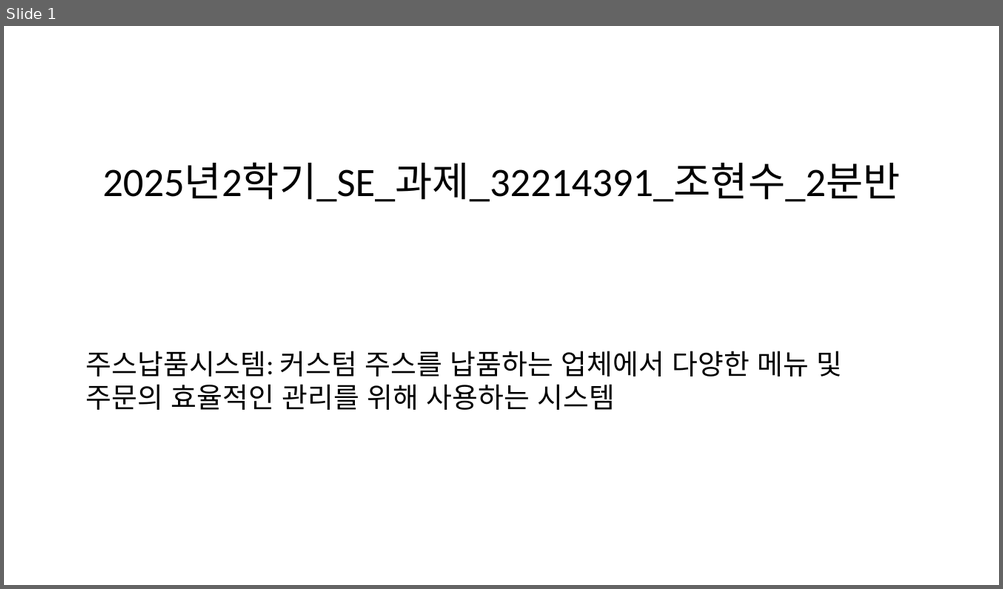
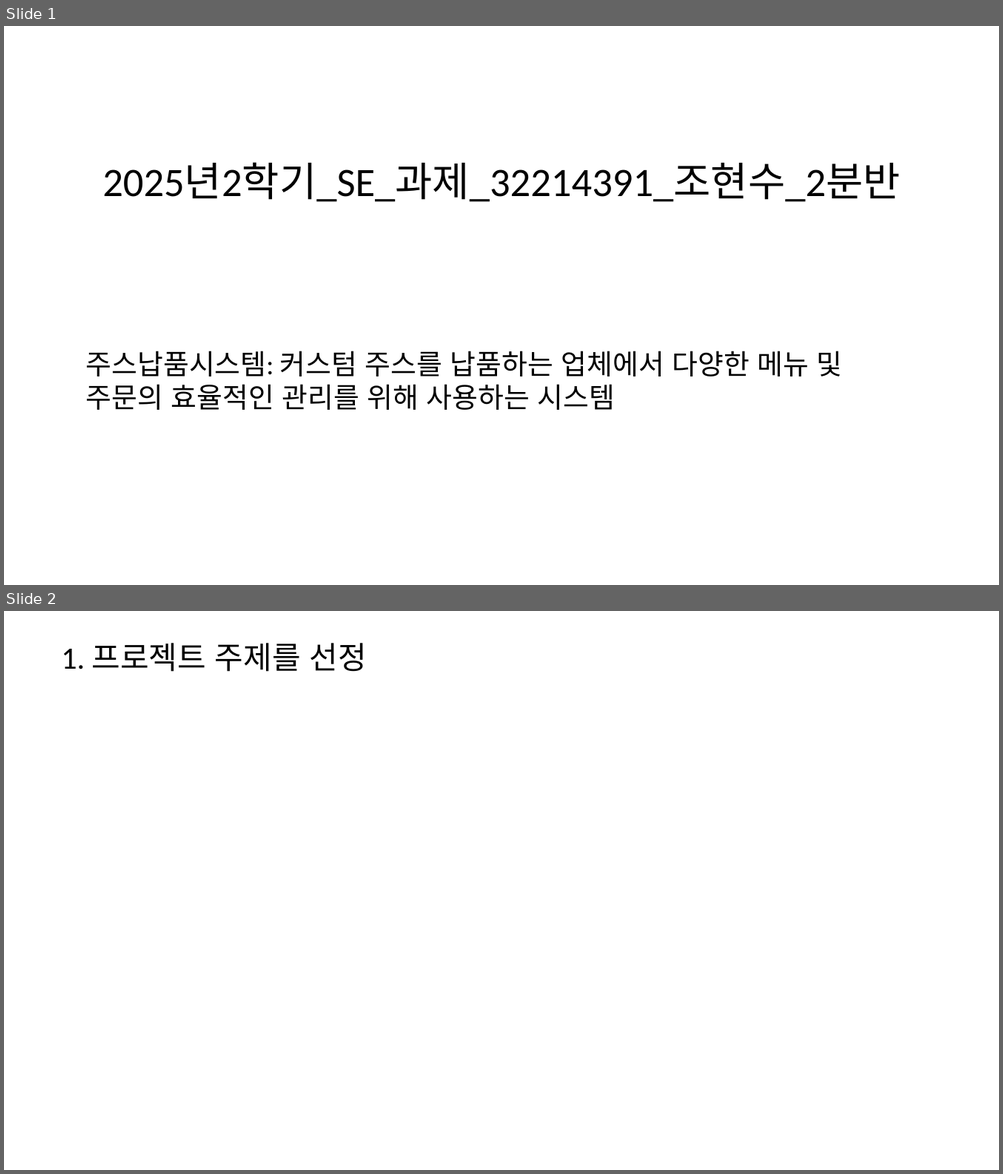
Before and after one commit to Jotriever/Software-Engineering, a slide deck: 2025년2학기_SE_과제_32214391_조현수_2분반.pptx. Shown one above the other, each under a label of ours: slide 1 before the commit, slides 1 and 2 after it. The pictures are 1003x589 and 1003x1174 pixels, drawn with LibreOffice and Linux fonts; fonts in the diff are those of the drawing. Boxes give left, top, right and bottom in pixels: in the first picture for what was removed or moved away, otherwise in the second. Text is boxed around its words. In the diff, an @@ line names an element or a change of style, - is before the commit and + after.

```diff
--- a/2025년2학기_SE_과제_32214391_조현수_2분반.pptx
+++ b/2025년2학기_SE_과제_32214391_조현수_2분반.pptx
@@ slide 2 added at (x1=4, y1=611, x2=999, y2=1170), background #FFFFFF @@
@@ title added at (x1=61, y1=643, x2=366, y2=672), 30 pt, text #000000 @@
+1. 프로젝트 주제를 선정
```
Also in this commit, not shown: 5 other slides added, 7 other files.
